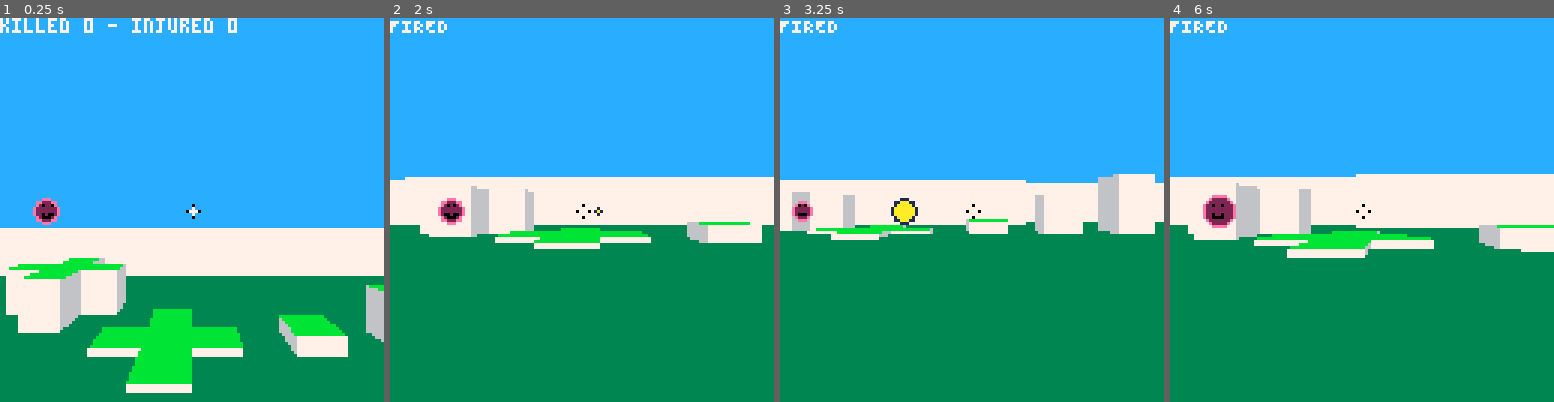
Above: before the commit, frames 1-4 (left to right).
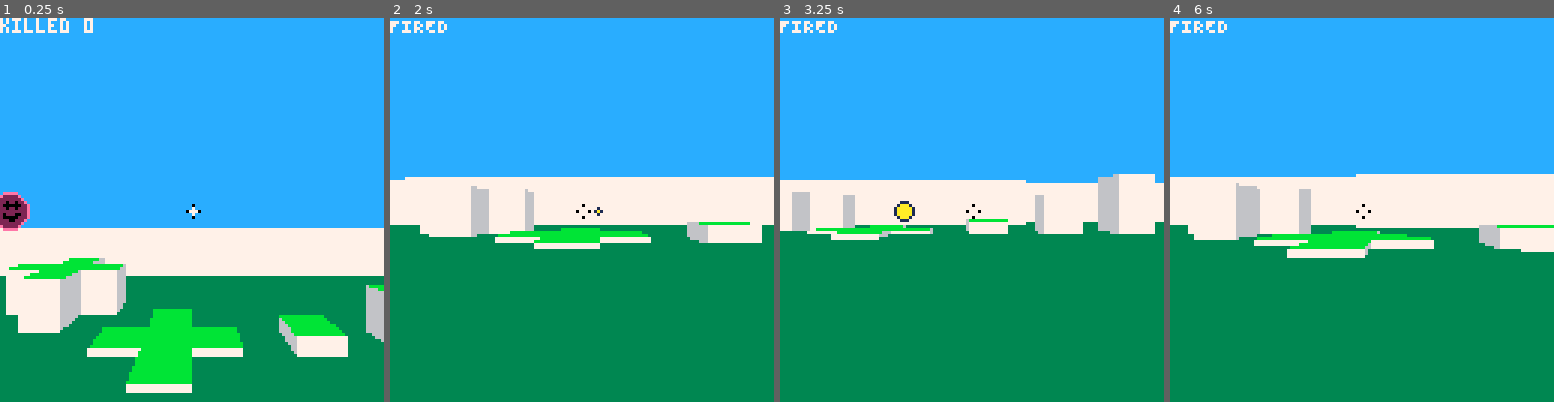
Above: after the commit, the same moments.

Repository: gotsunami/picomaze
Game: PICO-8 cartridge picomaze.p8
Same seed, same stepped clock (60 frames per second), same inputs: the game is played once before the commit and once after it.
Inputs:
- Up to frame 1 (0.25 s): no input
- Up to frame 2 (2 s): tap O (Z key) at 0.33, 0.7, 1.43 s; hold Left from 1.97 s (still down)
- Up to frame 3 (3.25 s): tap O (Z key) at 2.22, 3.1 s; release Left at 2.37 s; hold Down 2.42-2.82 s; hold Right from 2.87 s (still down)
- Up to frame 4 (6 s): release Right at 3.53 s; hold Up 3.58-4.08 s; tap O (Z key) at 3.98, 4.87, 5.75 s; hold Right 4.13-4.53 s; hold Down 4.58-5.08 s; hold Left 5.13-5.8 s; hold Up from 5.85 s (still down)

The runs differ from the first frame. In frame 1, 1.5% of the frame differs, in the area x 0-62%, y 0-56%; in frame 2, 0.4%; in frame 3, 0.5%; in frame 4, 0.6%.

Commit message:
Restore stamina with time

Diff:
--- a/picomaze.p8
+++ b/picomaze.p8
@@ -59,7 +59,7 @@
 end
 
 function hit(en)
-   en.l -= 1
+   en.l = flr(en.l - 1)
    if (en.l == 0) then
       score += 1
       en.l = 3
@@ -99,6 +99,13 @@
   -- pl.dz=-0.15
   --end
  end
+
+ if (move(en, 0.2) == false) then
+    en.d += en.dt
+ else
+    en.dt = .01 * sgn(rnd(1)-.5)
+ end
+ en.l = min(en.l + 0.005, 3)
 
 end
 
@@ -216,7 +223,7 @@
 
  -- draw bullet
  cursor(0,0) print(state)
- state = "killed "..score.." - injured "..(3-en.l)
+ state = "killed "..score
  if (bl.fired==true) then
     state = "FIRED"
     bl.x=bl.x+cos(bl.d)*0.55
@@ -240,12 +247,6 @@
  end
 
  -- draw enemy
- if (move(en, 0.0) == false) then
-    en.d += en.dt
- else
-    en.dt = .01 * sgn(rnd(1)-.5)
- end
-
  local dt = pl.d - atan2(en.x - pl.x, en.y - pl.y)
  if (abs(dt) < 0.3) then
     local r = 32 / sqrt((en.x - pl.x)^2 + (en.y - pl.y)^2)
@@ -262,10 +263,10 @@
 	  pset( ptx, pty,0 )
        end
     end
-    if (en.l == 2) then       -- neutral
+    if (flr(en.l) == 2) then       -- neutral
        line(64-dx-r/3,64+r/3,64-dx+r/3,64+r/3)
     end
-    if (en.l == 1) then       -- unhappy
+    if (flr(en.l) == 1) then       -- unhappy
        local x, y, r = 64-dx, 64+r*0.7, r/2.5
        for angle = 30, 150.0 do
 	  local ptx, pty = x + r * cos( angle / 360 ), y + r * sin( angle / 360 )
